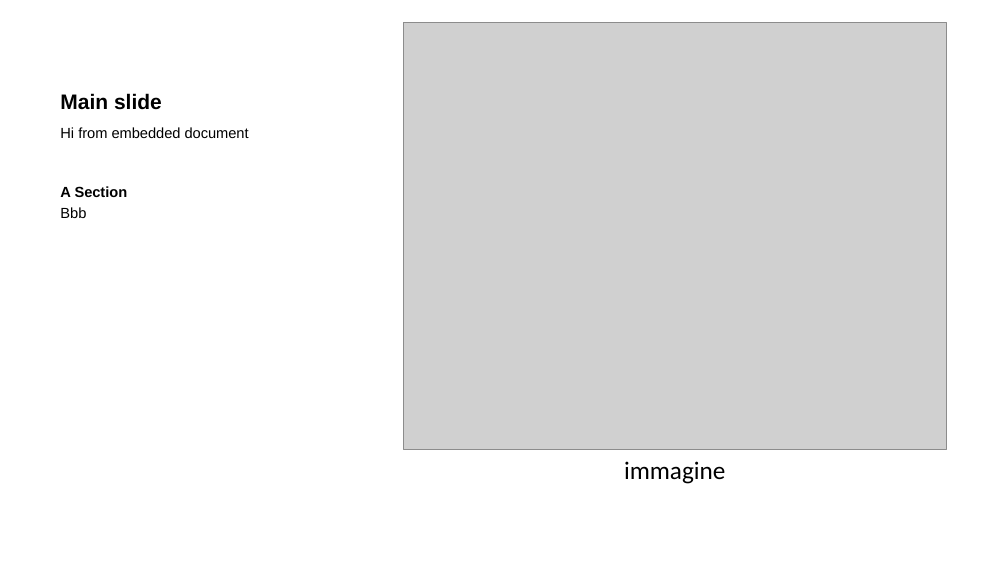
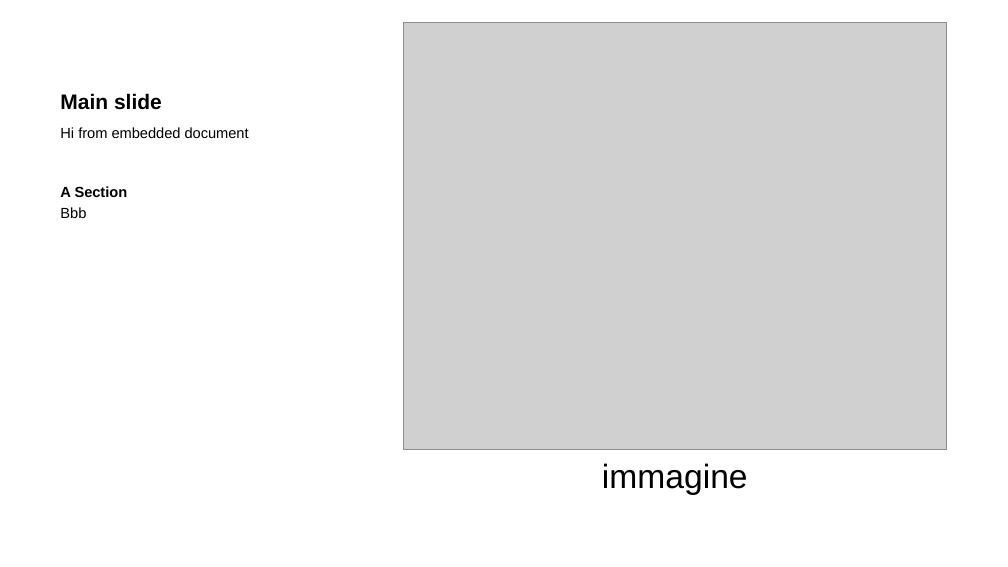
Before and after one commit to w4bo/slides-markdown, a slide deck: slide 5 of prova.pptx. Drawn at 1008x567 pixels with LibreOffice and Linux fonts; fonts in the diff are those of the drawing; grey boxes stand for pictures. Boxes give left, top, right and bottom in pixels: in the first picture for what was removed or moved away, otherwise in the second. Text is boxed around its words. In the diff, an @@ line names an element or a change of style, - is before the commit and + after.

```diff
--- a/prova.pptx
+++ b/prova.pptx
@@ text "immagine" at (602, 463, 748, 495): size 18 to 24 pt, font Calibri to Arial; more space between paragraphs @@
```
Also in this commit, not shown: 1 other slide changed, 6 other files.
